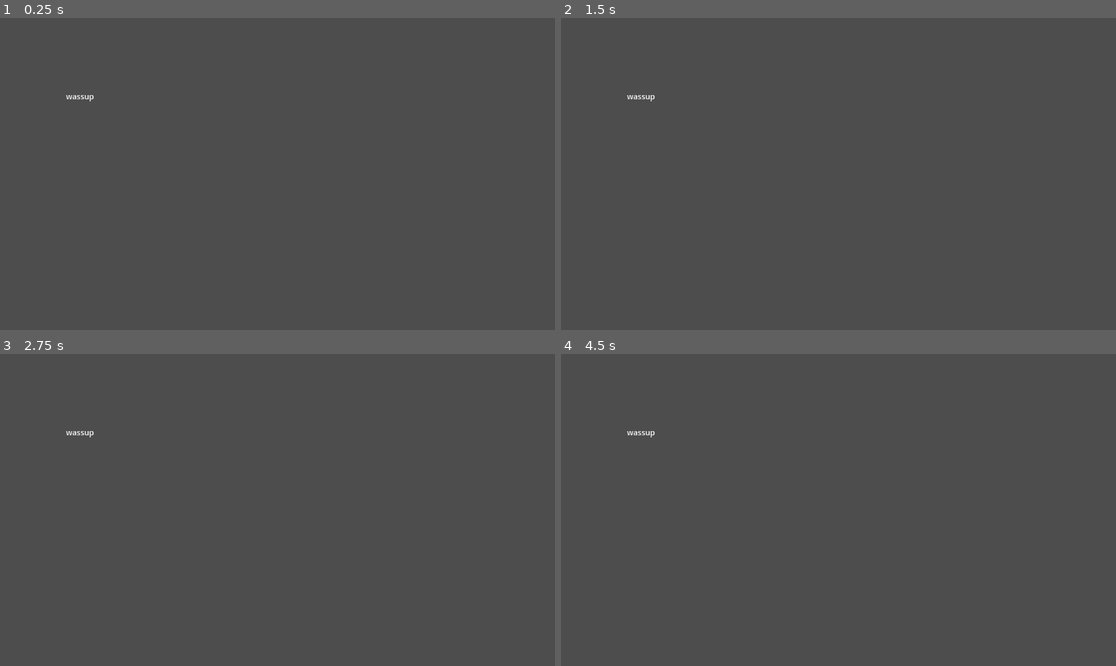
Above: before the commit, frames 1-4 (two rows, left to right).
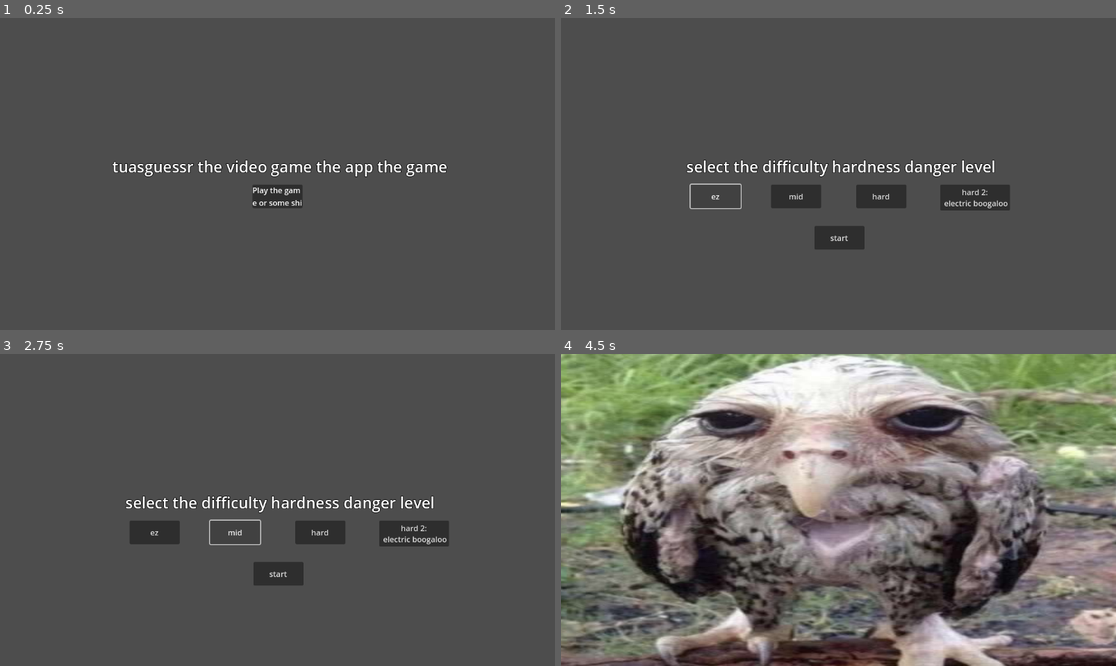
Above: after the commit, the same moments.

Repository: Motto73/TUASGuessr
Game: Godot game, scene res://game.tscn
Two runs of this game, one before a commit and one after it. Both use one fixed random seed, a clock stepped at 60 frames per second and the inputs below. Before the commit the project has no main scene; this scene is started directly in both runs.
Inputs (mouse positions are in pixels of both pictures, inside the frame that each line leads up to):
- Up to frame 1 (0.25 s): no input
- Up to frame 2 (1.5 s): click (838, 195) at 0.5 s, where only the run after the commit has a clickable "Play the game or some shi"; click (716, 195) at 1.25 s, where only the run after the commit has a clickable "ez"
- Up to frame 3 (2.75 s): click (233, 531) at 2 s, where only the run after the commit has a clickable "mid"
- Up to frame 4 (4.5 s): click (882, 531) at 2.75 s, where only the run after the commit has a clickable "hard"; click (977, 534) at 3.5 s, where only the run after the commit has a clickable "hard 2: electric boogaloo"; click (838, 572) at 4.25 s, where only the run after the commit has a clickable "start"

The runs differ from the first frame. In frame 1, 1.7% of the frame differs, in the area x 11-81%, y 24-62%; in frame 2, 4.1%; in frame 3, 4.1%; in frame 4, 86%, in the area x 0-100%, y 0-100%.

Commit message:
Lots of groundwork

Diff:
--- /dev/null
+++ b/tuasguessr/actual_game.tscn
@@ -0,0 +1,12 @@
+[gd_scene load_steps=2 format=3 uid="uid://d2khgu2qtfe6e"]
+
+[ext_resource type="Texture2D" uid="uid://bl835vpb1sp3y" path="res://me_fr.jpg" id="1_hbmky"]
+
+[node name="ActualGame" type="Node2D"]
+
+[node name="Sprite2D" type="Sprite2D" parent="."]
+
+[node name="MeFr" type="Sprite2D" parent="."]
+position = Vector2(-4, -1)
+scale = Vector2(2.4397705, 1.0755556)
+texture = ExtResource("1_hbmky")
--- /dev/null
+++ b/tuasguessr/game.gd
@@ -0,0 +1,35 @@
+extends Node2D
+class_name Game
+
+@onready var Camera = $Camera2D
+
+var gameState = "loading"
+
+var gameDifficulty
+
+var mainScene
+# Called when the node enters the scene tree for the first time.
+func _ready():
+	mainScene = $Menu_Intro
+	gameState = "intro"
+
+
+# Called every frame. 'delta' is the elapsed time since the previous frame.
+func _process(delta):
+	pass
+
+func startGame():
+	mainScene.queue_free()
+	mainScene = load("res://menu_difficulty.tscn").instantiate()
+	add_child(mainScene)
+
+	gameState = "difficultySelect"
+
+func setDifficulty(diff):
+	gameDifficulty = diff;
+
+	mainScene.queue_free()
+	mainScene = load("res://actual_game.tscn").instantiate()
+	add_child(mainScene)
+
+	gameState = "game"
--- a/tuasguessr/game.tscn
+++ b/tuasguessr/game.tscn
@@ -1,8 +1,11 @@
-[gd_scene load_steps=2 format=3 uid="uid://cv8lkpnfrk0n5"]
+[gd_scene load_steps=3 format=3 uid="uid://cv8lkpnfrk0n5"]
 
-[ext_resource type="PackedScene" path="res://texttest_thing_idk.tscn" id="1_80nbo"]
+[ext_resource type="Script" uid="uid://b2vdhnc6223t5" path="res://game.gd" id="1_80nbo"]
+[ext_resource type="PackedScene" uid="uid://cvilngt54vwp5" path="res://menu_intro.tscn" id="2_e2o6t"]
 
 [node name="Game" type="Node2D"]
+script = ExtResource("1_80nbo")
 
-[node name="TexttestThingIdk" parent="." instance=ExtResource("1_80nbo")]
-position = Vector2(137, 151)
+[node name="Camera2D" type="Camera2D" parent="."]
+
+[node name="Menu_Intro" parent="." instance=ExtResource("2_e2o6t")]
--- /dev/null
+++ b/tuasguessr/menu_difficulty.gd
@@ -0,0 +1,30 @@
+extends Node2D
+
+var diff = ""
+@onready var accept : Button = $Control/Accept
+
+@onready var game : Game = $".."
+
+func _on_ez_button_down():
+	SetDiff("easy")
+
+
+func _on_medium_button_down():
+	SetDiff("medium")
+
+
+func _on_hard_button_down():
+	SetDiff("hard")
+
+
+func _on_hard_2_button_down():
+	SetDiff("hard2")
+
+func SetDiff(name):
+	diff = name
+	accept.disabled = false;
+
+
+func _on_accept_button_down():
+	if (diff != ""):
+		game.setDifficulty(diff)
--- /dev/null
+++ b/tuasguessr/menu_difficulty.tscn
@@ -0,0 +1,100 @@
+[gd_scene load_steps=3 format=3 uid="uid://bapdd5llwtu26"]
+
+[ext_resource type="Script" uid="uid://csedbh5mqsufd" path="res://menu_difficulty.gd" id="1_2xem7"]
+
+[sub_resource type="LabelSettings" id="LabelSettings_ej3av"]
+font_size = 32
+outline_size = 4
+outline_color = Color(0, 0, 0, 1)
+
+[node name="menu_difficulty" type="Node2D"]
+script = ExtResource("1_2xem7")
+
+[node name="Control" type="Control" parent="."]
+layout_mode = 3
+anchors_preset = 0
+offset_right = 40.0
+offset_bottom = 40.0
+metadata/_edit_use_anchors_ = true
+
+[node name="Label" type="Label" parent="Control"]
+layout_mode = 0
+offset_left = -349.0
+offset_top = -108.0
+offset_right = 359.0
+offset_bottom = 77.0
+text = "select the difficulty hardness danger level"
+label_settings = SubResource("LabelSettings_ej3av")
+horizontal_alignment = 1
+vertical_alignment = 1
+metadata/_edit_use_anchors_ = true
+
+[node name="Ez" type="Button" parent="Control"]
+layout_mode = 1
+anchors_preset = -1
+anchor_left = -6.375
+anchor_right = -6.375
+offset_left = -52.0
+offset_top = 22.0
+offset_right = 52.0
+offset_bottom = 71.0
+text = "ez"
+metadata/_edit_use_anchors_ = true
+
+[node name="Medium" type="Button" parent="Control"]
+layout_mode = 1
+anchors_preset = -1
+anchor_left = -2.2
+anchor_right = -2.2
+offset_left = -52.0
+offset_top = 22.0
+offset_right = 52.0
+offset_bottom = 71.0
+text = "mid"
+metadata/_edit_use_anchors_ = true
+
+[node name="Hard" type="Button" parent="Control"]
+layout_mode = 1
+anchors_preset = -1
+anchor_left = 2.225
+anchor_right = 2.225
+offset_left = -52.0
+offset_top = 22.0
+offset_right = 52.0
+offset_bottom = 71.0
+text = "hard"
+metadata/_edit_use_anchors_ = true
+
+[node name="Hard2" type="Button" parent="Control"]
+layout_mode = 1
+anchors_preset = -1
+anchor_left = 6.575
+anchor_right = 6.575
+offset_left = -52.0
+offset_top = 22.0
+offset_right = 52.0
+offset_bottom = 71.0
+text = "hard 2:
+ electric boogaloo"
+metadata/_edit_use_anchors_ = true
+
+[node name="Accept" type="Button" parent="Control"]
+layout_mode = 1
+anchors_preset = -1
+anchor_left = 0.05
+anchor_top = 2.15
+anchor_right = 0.05
+anchor_bottom = 2.15
+offset_left = -52.0
+offset_top = 22.0
+offset_right = 52.0
+offset_bottom = 71.0
+disabled = true
+text = "start"
+metadata/_edit_use_anchors_ = true
+
+[connection signal="button_down" from="Control/Ez" to="." method="_on_ez_button_down"]
+[connection signal="button_down" from="Control/Medium" to="." method="_on_medium_button_down"]
+[connection signal="button_down" from="Control/Hard" to="." method="_on_hard_button_down"]
+[connection signal="button_down" from="Control/Hard2" to="." method="_on_hard_2_button_down"]
+[connection signal="button_down" from="Control/Accept" to="." method="_on_accept_button_down"]
--- /dev/null
+++ b/tuasguessr/menu_intro.gd
@@ -0,0 +1,17 @@
+extends Node2D
+
+#root should always be the game node
+@onready var game : Game = $".."
+
+# Called when the node enters the scene tree for the first time.
+func _ready():
+	pass # Replace with function body.
+
+
+# Called every frame. 'delta' is the elapsed time since the previous frame.
+func _process(delta):
+	pass
+
+
+func _on_play_button_down():
+	game.startGame()
--- /dev/null
+++ b/tuasguessr/menu_intro.tscn
@@ -0,0 +1,44 @@
+[gd_scene load_steps=3 format=3 uid="uid://cvilngt54vwp5"]
+
+[ext_resource type="Script" uid="uid://ewhx8jmjg8g2" path="res://menu_intro.gd" id="1_eu4wb"]
+
+[sub_resource type="LabelSettings" id="LabelSettings_arfdj"]
+font_size = 32
+outline_size = 4
+outline_color = Color(0, 0, 0, 1)
+
+[node name="Menu_Intro" type="Node2D"]
+script = ExtResource("1_eu4wb")
+
+[node name="Control" type="Control" parent="."]
+layout_mode = 3
+anchors_preset = 0
+offset_right = 40.0
+offset_bottom = 40.0
+
+[node name="Label" type="Label" parent="Control"]
+layout_mode = 0
+offset_left = -349.0
+offset_top = -108.0
+offset_right = 359.0
+offset_bottom = 77.0
+text = "tuasguessr the video game the app the game"
+label_settings = SubResource("LabelSettings_arfdj")
+horizontal_alignment = 1
+vertical_alignment = 1
+
+[node name="Play" type="Button" parent="Control"]
+layout_mode = 0
+offset_left = -52.0
+offset_top = 22.0
+offset_right = 52.0
+offset_bottom = 71.0
+
+[node name="Label" type="Label" parent="Control/Play"]
+layout_mode = 0
+offset_right = 104.0
+offset_bottom = 49.0
+text = "Play the game or some shi"
+autowrap_mode = 1
+
+[connection signal="button_down" from="Control/Play" to="." method="_on_play_button_down"]
--- a/tuasguessr/project.godot
+++ b/tuasguessr/project.godot
@@ -11,8 +11,9 @@
 [application]
 
 config/name="TUASGuessr"
+run/main_scene="uid://cv8lkpnfrk0n5"
 config/features=PackedStringArray("4.5", "GL Compatibility")
-config/icon="res://icon.svg"
+config/icon="uid://dnhlwfrfikcr0"
 
 [dotnet]
 
Binary file added: tuasguessr/Assets/Textures/Logo_144.png
Not shown, added: tuasguessr/Assets/Textures/Logo_144.png.import
Binary file added: tuasguessr/Assets/Textures/Logo_180.png
Not shown, added: tuasguessr/Assets/Textures/Logo_180.png.import
Binary file added: tuasguessr/Assets/Textures/Logo_512.png
Not shown, added: tuasguessr/Assets/Textures/Logo_512.png.import
Not shown, added: tuasguessr/export_presets.cfg
Not shown, added: tuasguessr/game.gd.uid
Binary file added: tuasguessr/me_fr.jpg
Not shown, added: tuasguessr/me_fr.jpg.import
Not shown, added: tuasguessr/menu_difficulty.gd.uid
Not shown, added: tuasguessr/menu_intro.gd.uid
